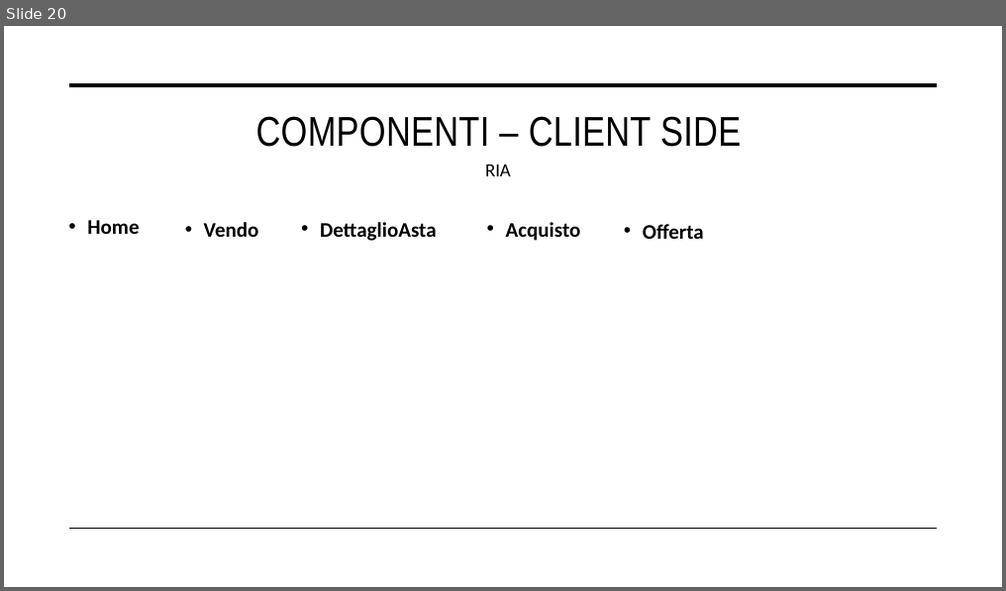
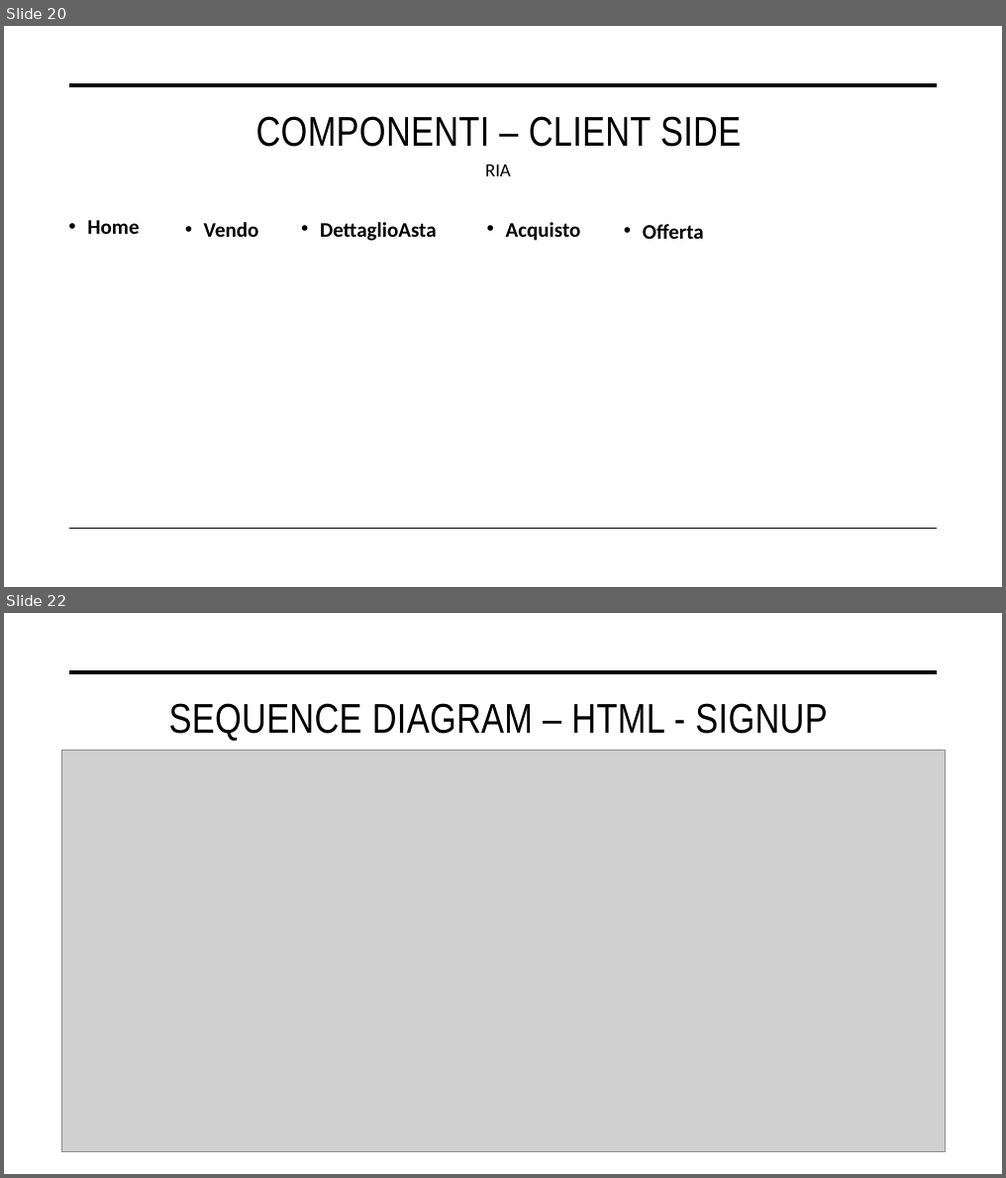
Before and after one commit to nicolospuri/AuctionSystem-Website, a slide deck: deliverables/PresentazioneProgettoTIW.pptx. Shown one above the other, each under a label of ours: slide 20 before the commit, slides 20 and 22 after it; the slides between them are not shown. The pictures are 1006x591 and 1006x1178 pixels, drawn with LibreOffice and Linux fonts; fonts in the diff are those of the drawing; grey boxes stand for pictures. Boxes give left, top, right and bottom in pixels: in the first picture for what was removed or moved away, otherwise in the second. Text is boxed around its words. In the diff, an @@ line names an element or a change of style, - is before the commit and + after.

Commit message:
powerpoint seq diagram + componenti client side (da rivedere)

```diff
--- a/deliverables/PresentazioneProgettoTIW.pptx
+++ b/deliverables/PresentazioneProgettoTIW.pptx
@@ slide 22 added at (x1=4, y1=613, x2=1002, y2=1174), background #FFFFFF; not listed: 1 template element that a slide beside it also shows @@
@@ title added at (x1=169, y1=703, x2=827, y2=741), 40 pt, text #000000 @@
+SEQUENCE DIAGRAM – HTML - SIGNUP
@@ picture added at (x1=61, y1=751, x2=945, y2=1152) @@
```
Also in this commit, not shown: 23 other slides added.
